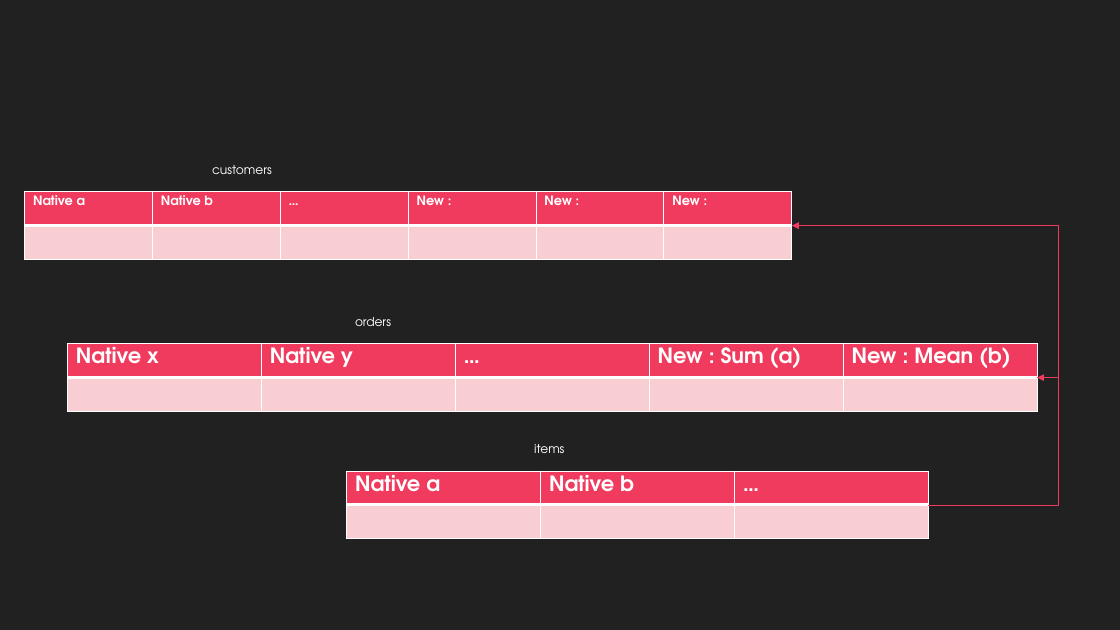
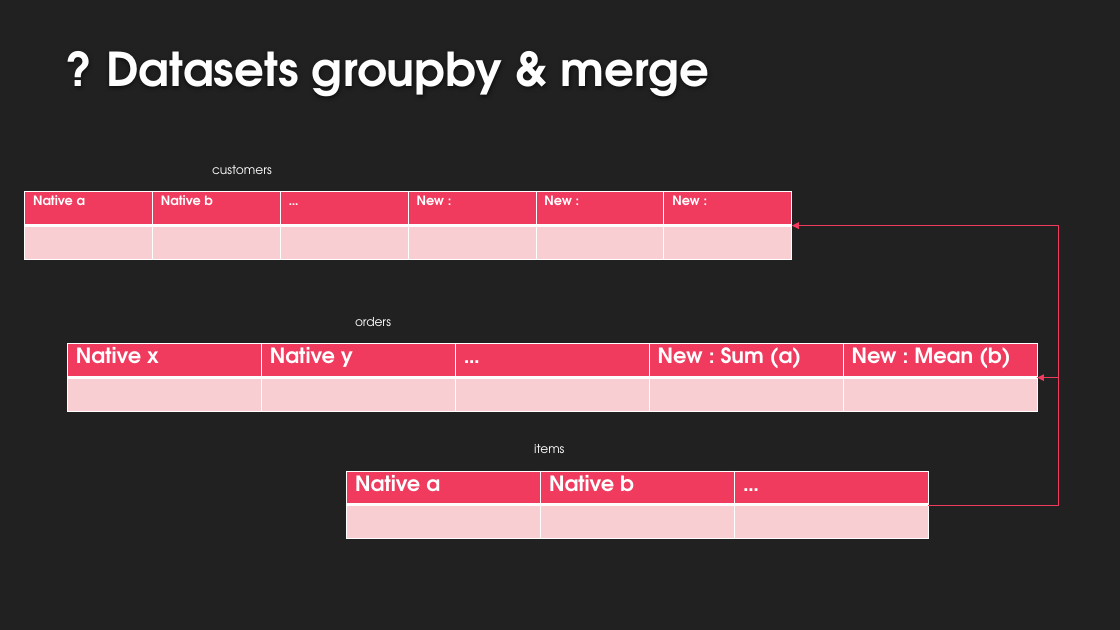
Before and after one commit to EtienneLardeur/P5_CustomerSegmentation, a slide deck: slide 5 of P5Olist_Présentation_initiale.pptx. Drawn at 1120x630 pixels with LibreOffice and Linux fonts; fonts in the diff are those of the drawing; background and template pictures are left out. Boxes give left, top, right and bottom in pixels: in the first picture for what was removed or moved away, otherwise in the second. Text is boxed around its words. In the diff, an @@ line names an element or a change of style, - is before the commit and + after.

```diff
--- a/P5Olist_Présentation_initiale.pptx
+++ b/P5Olist_Présentation_initiale.pptx
@@ title added at (x1=106, y1=51, x2=709, y2=97), 40 pt, text #FEFEFE, bold @@
+? Datasets groupby & merge
```
Also in this commit, not shown: 3 other slides changed, 1 slide added, 1 slide removed.
